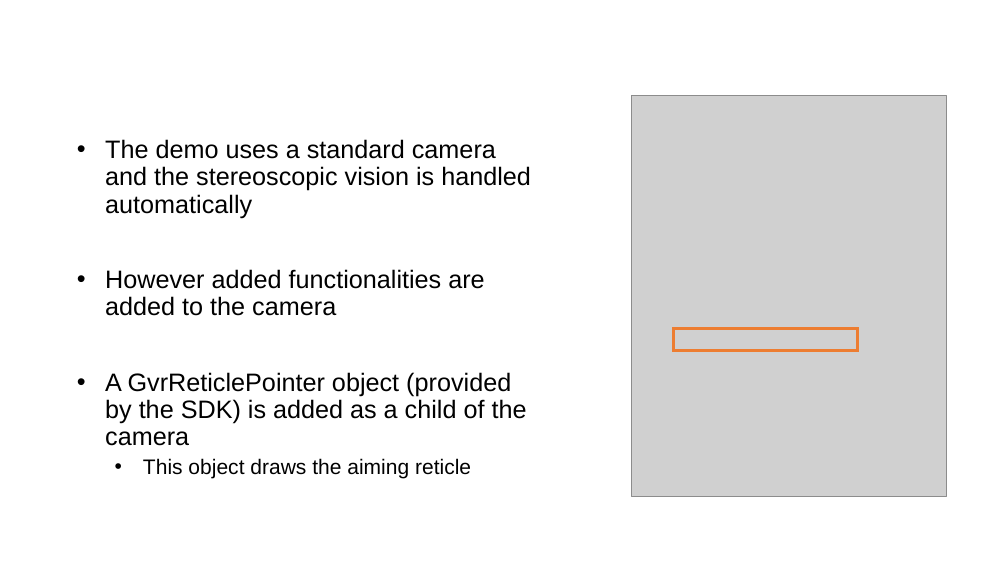
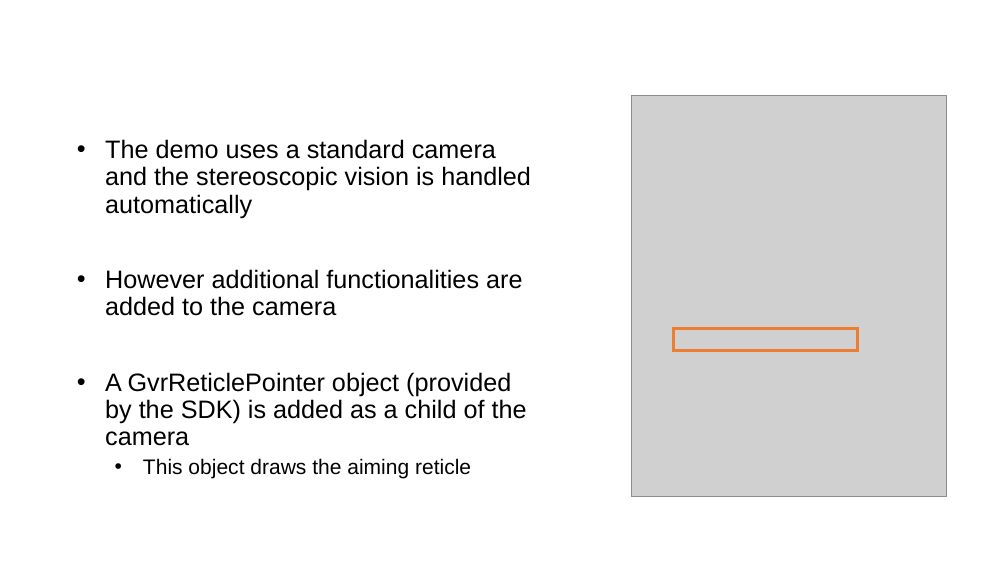
Before and after one commit to SchoolOfGames/SchoolOfGames.github.io, a slide deck: slide 5 of Exploring VR.pptx. Drawn at 1008x567 pixels with LibreOffice and Linux fonts; fonts in the diff are those of the drawing; grey boxes stand for pictures; background and template pictures are left out. Boxes give left, top, right and bottom in pixels: in the first picture for what was removed or moved away, otherwise in the second. Text is boxed around its words. In the diff, an @@ line names an element or a change of style, - is before the commit and + after.

```diff
--- a/Exploring VR.pptx
+++ b/Exploring VR.pptx
@@ text at (105, 269, 522, 316): text changed @@
-• However added functionalities are added to the camera
+• However additional functionalities are added to the camera
```
Also in this commit, not shown: 1 other slide changed, 3 other files.
